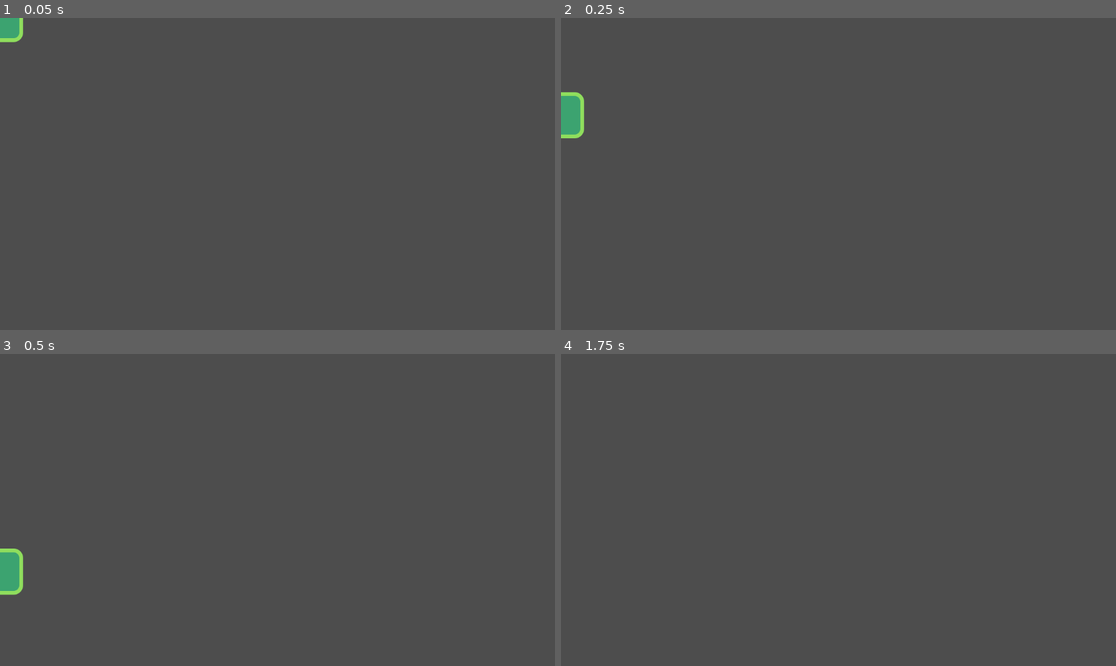
Above: before the commit, frames 1-4 (two rows, left to right).
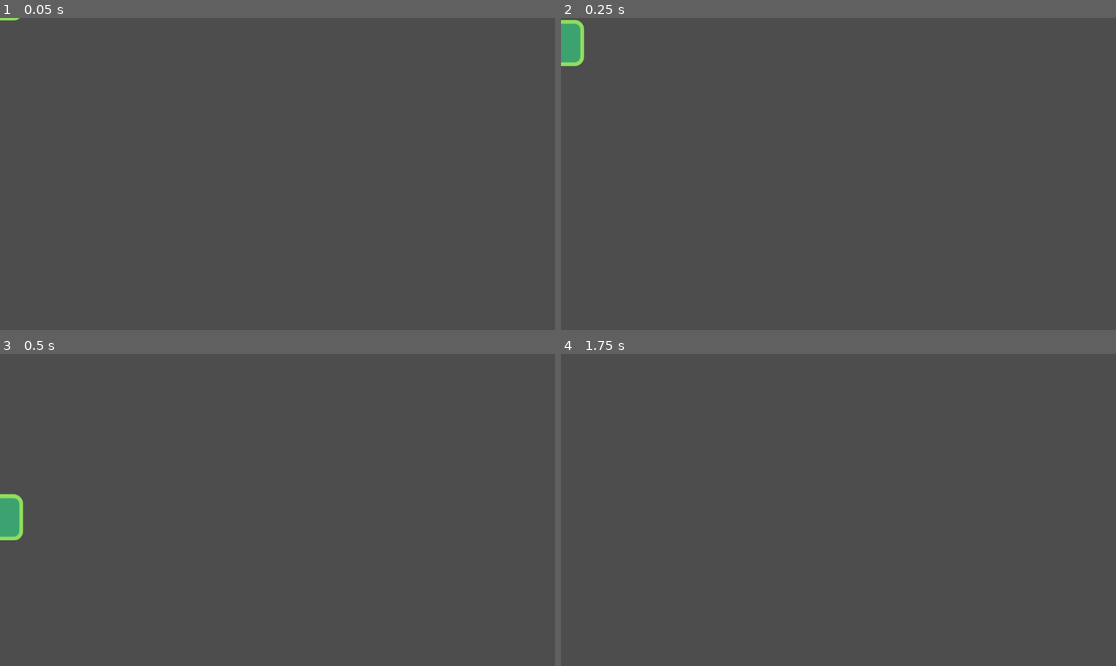
Above: after the commit, the same moments.

Repository: lovetocode/platformer
Game: Godot game, scene res://src/Actors/player.tscn
The game is run twice, just before and just after one commit, with the same random seed, the same clock (stepped at 60 frames per second) and the same inputs.
Inputs:
- Up to frame 1 (0.05 s): no input
- Up to frame 2 (0.25 s): no input
- Up to frame 3 (0.5 s): no input
- Up to frame 4 (1.75 s): hold D (move_right) from 0.53 s (still down); tap W (jump) at 0.77, 1.52 s; tap Enter at 1.25 s

The runs differ from the first frame. In frame 1, 0.3% of the frame differs, in the area x 0-5%, y 0-8%; in frame 2, 1.2%; in frame 3, 1.2%, in the area x 0-5%, y 44-78%; in frame 4, nothing differs.

Commit message:
Added jumping to player

Diff:
--- a/src/Actors/player.gd
+++ b/src/Actors/player.gd
@@ -2,7 +2,7 @@
 
 func _physics_process(delta):
 	var direction = get_direction()
-	velocity1 = speed * direction
+	velocity1 = calculate_move_velocity(velocity,direction,speed,delta)
 	set_velocity(velocity1)
 	move_and_slide()
 
@@ -21,4 +21,4 @@
 	velocity.y += gravity * delta
 	if direction.y == -1.0:
 		velocity.y = speed.y * direction.y
-	return speed * direction
+	return Vector2(new_velocity, velocity.y)
Not shown, added: src/Levels/lay3278.tmp
Not shown, added: src/Levels/layB26.tmp
Not shown, added: src/Levels/layCB1.tmp
